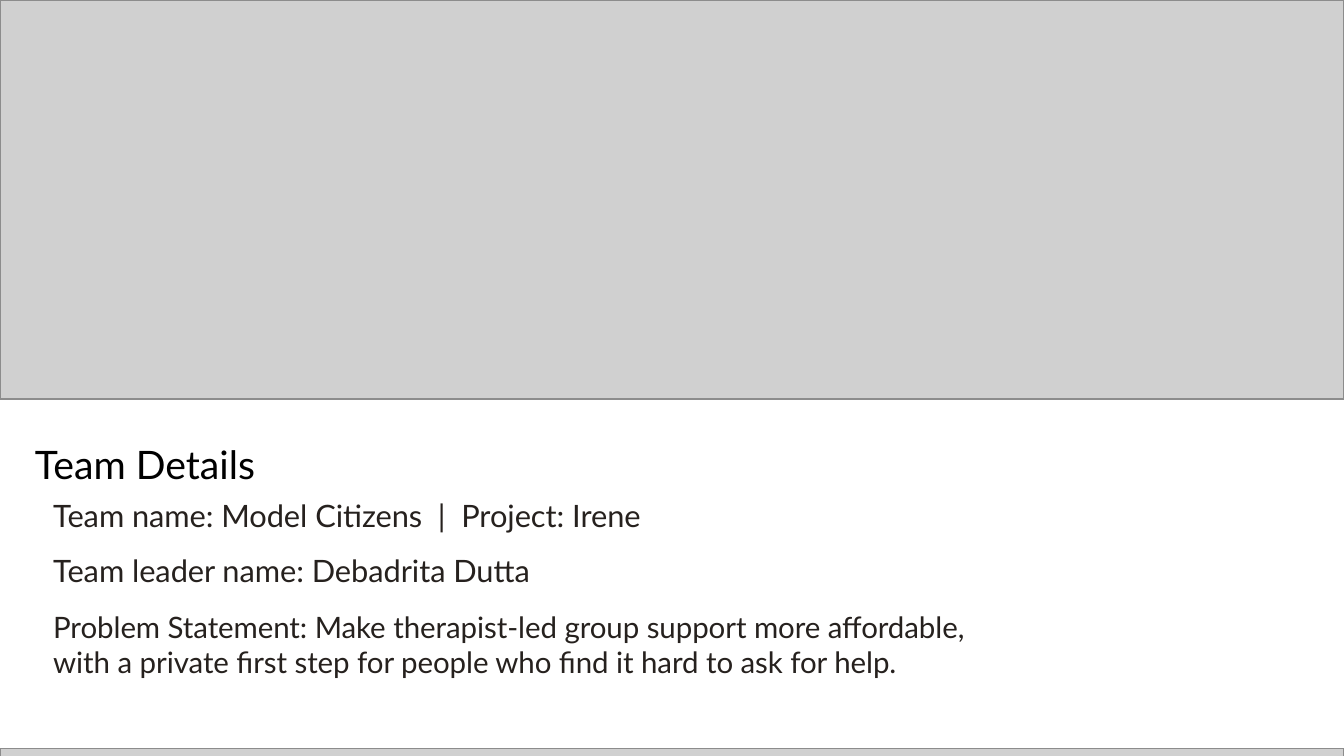
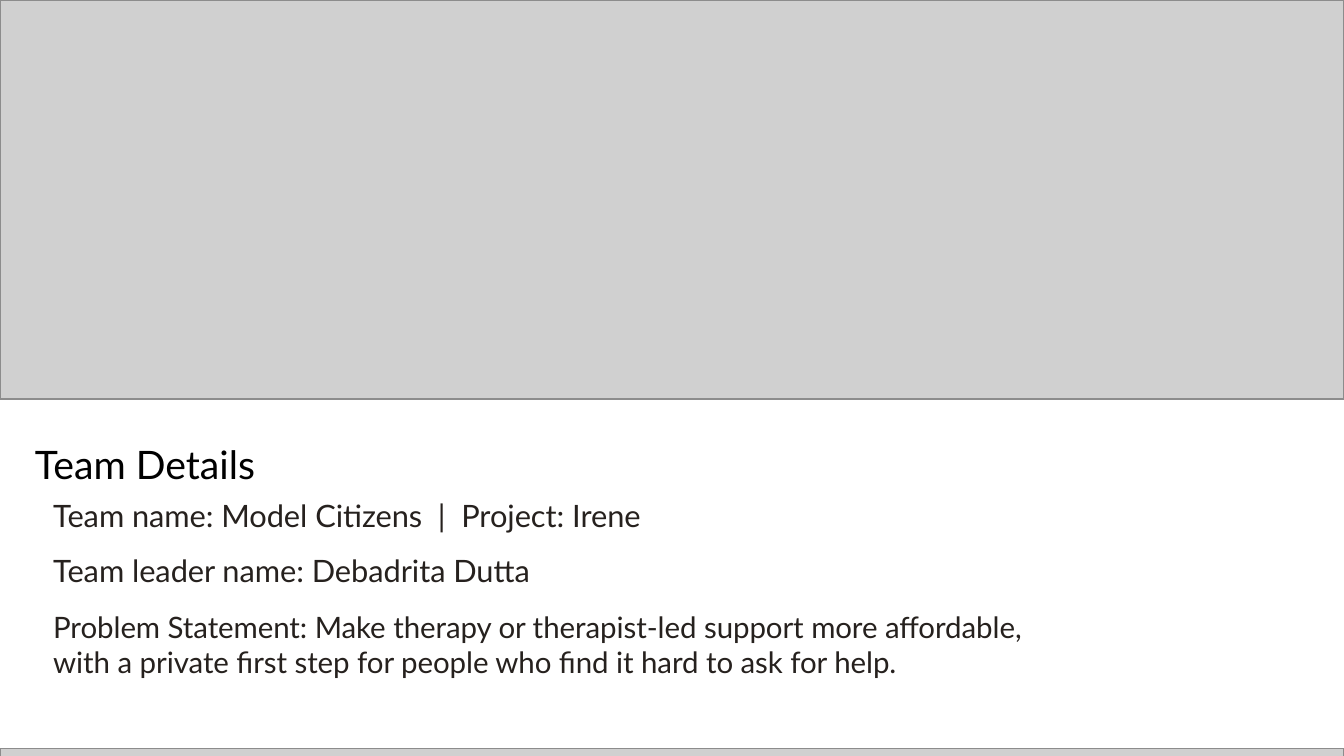
Before and after one commit to TheAverageGatsby13/project-irene, a slide deck: slide 1 of docs/submission/Irene-AI-Builder-Cup.pptx. Drawn at 1344x756 pixels with LibreOffice and Linux fonts; fonts in the diff are those of the drawing; grey boxes stand for pictures. Boxes give left, top, right and bottom in pixels: in the first picture for what was removed or moved away, otherwise in the second. Text is boxed around its words. In the diff, an @@ line names an element or a change of style, - is before the commit and + after.

```diff
--- a/docs/submission/Irene-AI-Builder-Cup.pptx
+++ b/docs/submission/Irene-AI-Builder-Cup.pptx
@@ text at bbox=[53, 616, 1022, 643]: text changed @@
-Problem Statement: Make therapist-led group support more affordable,
+Problem Statement: Make therapy or therapist-led support more affordable,
```
Also in this commit, not shown: 1 other file.
